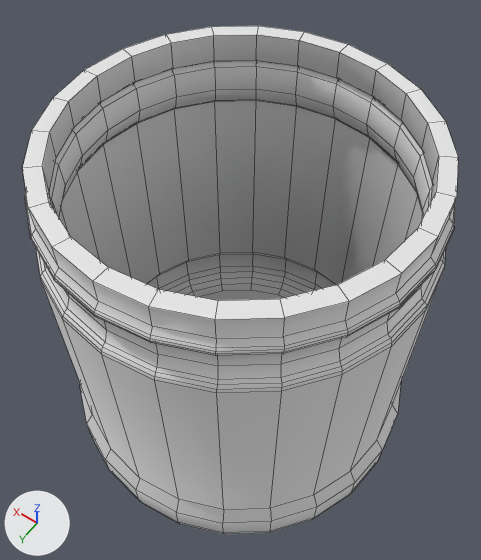
The FBX model Assets/_Timo/Meshes/SM_Sloik_outside.fbx: old version first, new version second.
Both versions are drawn from a 50 mm camera at (-0.227, 0.318, 0.558) aimed at (0.007, -0.01, 0.043). The axes (+X, +Y, +Z) are drawn at lower left. The lights are the same throughout. Mesh edges are drawn as thin lines. Where no turn or scale is listed for an object, it has been applied to the vertices.

Objects in the first picture: 'Outside'.
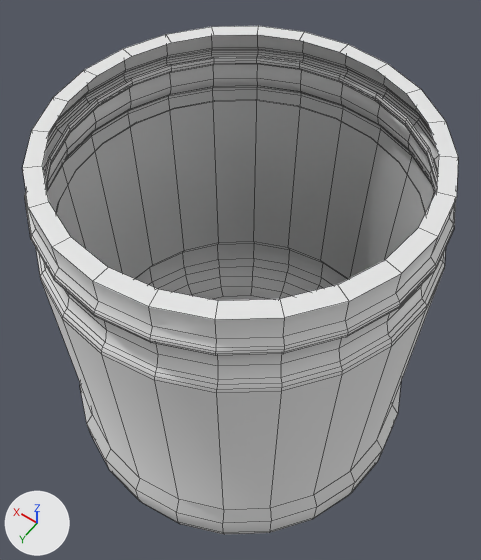
Pixel boxes [x1, y1, x2, y2] of what changed, in the pictures (481 x 560 px):
```json
{"part": 1, "of": "me_cylinder_023", "change": "deleted", "before": [43, 35, 439, 301]}
```

The change, as JSON lines over the scene's bpy script:
```json
{"block": "me_cylinder_023", "where": "# used by ob_outside; location = (0.0, 0.0, 0.057)"}
{"op": "remove", "block": "me_cylinder_023", "code": "me_cylinder_023.from_pydata(...)  # 960 vertices, 938 faces; spans x -0.18..0.18, y -0.18..0.18, z -0.216..0.168"}
{"op": "add", "block": "me_cylinder_023", "code": "me_cylinder_023.from_pydata(...)  # 696 vertices, 625 faces; spans x -0.18..0.18, y -0.18..0.18, z -0.216..0.168"}
{"block": "me_cylinder_023", "change": "me_cylinder_023 part 1"}
{"block": "me_cylinder_023", "change": "264 vertices are removed from x -0.166..0.166, y -0.166..0.166, z -0.201..0.141"}
{"block": "me_cylinder_023", "change": "313 faces are deleted"}
```
